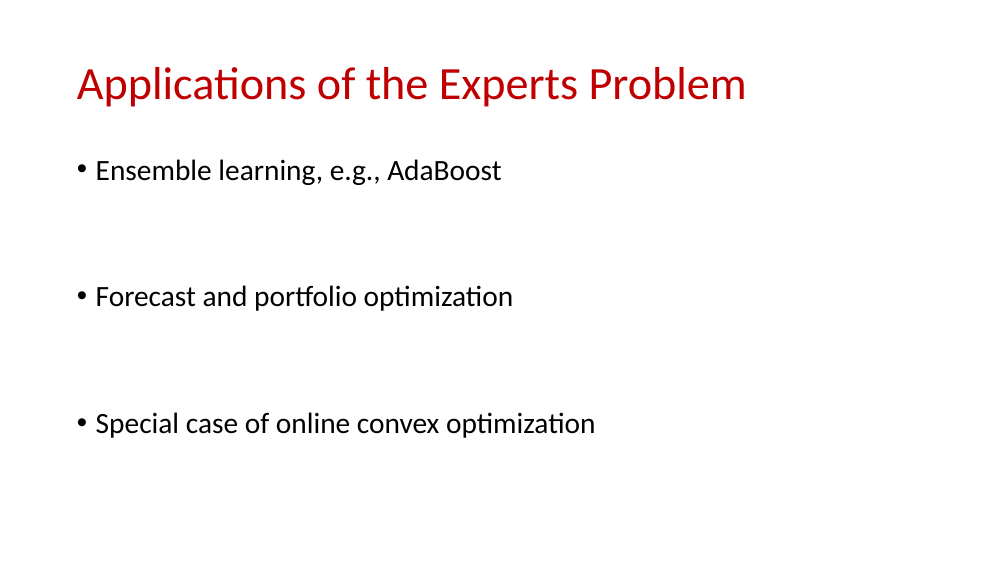
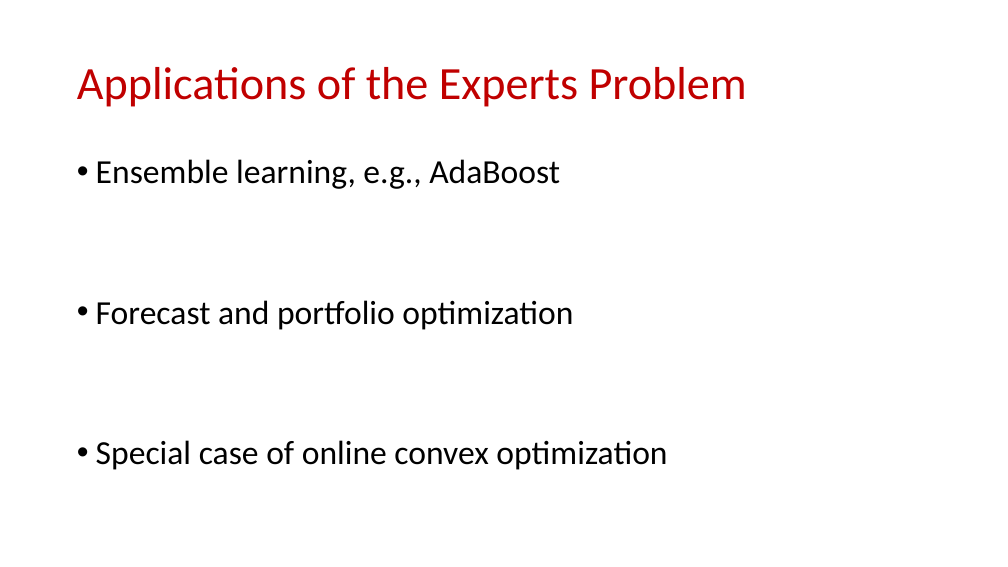
Before and after one commit to samsonzhou/samsonzhou.github.io, a slide deck: slide 6 of CSCE658-S24/L15.pptx (slide 7 before the commit). Drawn at 1008x567 pixels with LibreOffice and Linux fonts; fonts in the diff are those of the drawing. Boxes give left, top, right and bottom in pixels: in the first picture for what was removed or moved away, otherwise in the second. Text is boxed around its words. In the diff, an @@ line names an element or a change of style, - is before the commit and + after.

```diff
--- a/CSCE658-S24/L15.pptx
+++ b/CSCE658-S24/L15.pptx
@@ text "Ensemble learning, e.g., AdaBoost" at box(96, 159, 667, 470): size 28 to 32 pt @@
```
Also in this commit, not shown: 4 other slides changed, 25 slides added, 4 slides removed.
